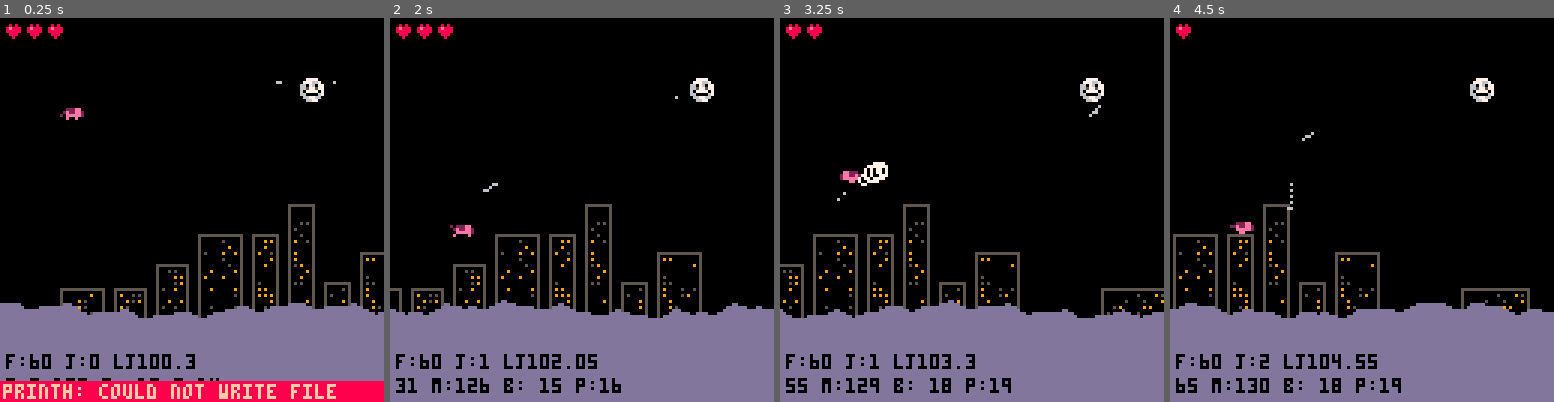
Above: before the commit, frames 1-4 (left to right).
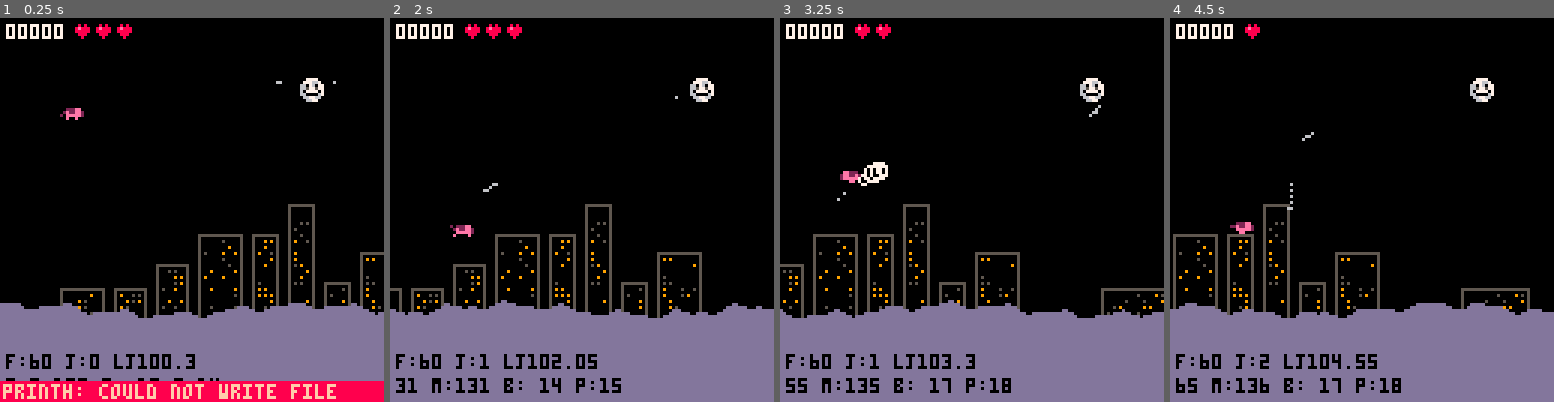
Above: after the commit, the same moments.

Repository: mbrc12/oinkjam
Game: PICO-8 cartridge oink.p8
Two runs of this game, one before a commit and one after it. Both use one fixed random seed, a clock stepped at 60 frames per second and the inputs below.
Inputs:
- Up to frame 1 (0.25 s): no input
- Up to frame 2 (2 s): tap X (X key) at 0.33, 1.07, 1.85 s; tap O (Z key) at 0.7, 1.7 s; hold Right from 1.6 s (still down)
- Up to frame 3 (3.25 s): release Right at 2.1 s; tap O (Z key) at 2.1, 2.5, 2.9 s; hold Up 2.15-2.42 s; hold Right 2.47-3.03 s; tap X (X key) at 2.97 s; hold Left from 3.08 s (still down)
- Up to frame 4 (4.5 s): tap O (Z key) at 3.3, 3.7, 4.1 s; release Left at 3.58 s; hold Down 3.63-3.97 s; hold Right from 4.02 s (still down); tap X (X key) at 4.08 s

The runs differ from the first frame. In frame 1, 0.8% of the frame differs, in the area x 1-35%, y 1-6%; in frame 2, 0.9%, in the area x 1-61%, y 1-98%; in frame 3, 0.7%; in frame 4, 0.6%.

Commit message:
food and bigfoods

Diff:
--- a/core.lua
+++ b/core.lua
@@ -19,6 +19,11 @@
 
 floor_y = 100
 
+food_scores = {
+    food = 3,
+    bigfood = 8,
+}
+
 floor = {
     x = -infty,
     y = floor_y,
@@ -42,7 +47,13 @@
     on_sludge_time = 0,
 
     hp = 3,
+
+    score = 0,
+    displayed_score = 0,
+
     invincible = 0,
+
+    over = false,
 
     -- never touched
     w = 8,
@@ -53,6 +64,8 @@
 function player_center()
     return player.x + player.w / 2, player.y + player.h / 2
 end
+
+local foods = {}
 
 function _init()
     physics:add(player)
@@ -63,24 +76,11 @@
     enemies_and_bullets_init()
     events:register("camera_reset", function(offset)
         player.x -= offset
+        for _, food in ipairs(foods) do
+            food.x -= offset
+        end
         physics:rebuild()
     end)
-end
-
-function minimal_collision(x, y, w, h, x2, y2)
-    local earliest_t = 1
-    local xf, yf = x2, y2
-
-    ---@param other any
-    ---@param result HitResult
-    local function work(other, result)
-        if result.t < earliest_t then
-            earliest_t = result.t
-            xf, yf = result.tx, result.ty
-        end
-    end
-    physics:query(x, y, w, h, x2, y2, work)
-    return xf, yf
 end
 
 function update_player()
@@ -108,6 +108,22 @@
         player.last_jump_asked = -100
         player.vy = -jump_velocity
         player.jumps -= 1
+    end
+
+    local function minimal_collision(x, y, w, h, x2, y2)
+        local earliest_t = 1
+        local xf, yf = x2, y2
+
+        ---@param other any
+        ---@param result HitResult
+        local function work(other, result)
+            if result.t < earliest_t then
+                earliest_t = result.t
+                xf, yf = result.tx, result.ty
+            end
+        end
+        physics:query(x, y, w, h, x2, y2, work)
+        return xf, yf
     end
 
     --- do collision in two steps to allow sliding on walls
@@ -155,22 +171,69 @@
     player.invincible = default_invincibility_time
 end
 
-local over = false
+local function spawn_foods()
+    if rnd() < 0.01 then
+        local food = {
+            x = player.x + rand_int(50, 150),
+            y = -10,
+            vy = 40,
+            w = 2,
+            h = 2,
+            kind = "food",
+        }
+        if rnd() < 0.2 then
+            food.kind = "bigfood"
+            food.vy = 20
+            food.w = 4
+            food.h = 4
+        end
+        add(foods, food)
+    end
+end
+
+function update_foods()
+    spawn_foods()
+    foods = filter(foods, function(food)
+        local ny = food.y + food.vy * delta_t
+        local hitany = false
+        physics:query(food.x, food.y, food.w, food.h, food.x, ny,
+        function(other, _)
+            if other == player then
+                if food.kind == "bigfood" then
+                    player.score += food_scores.bigfood
+                    sfx(sounds.eatbig, channels.sfx_1)
+                else
+                    player.score += food_scores.food
+                    sfx(sounds.eat, channels.sfx_1)
+                end
+            end
+            hitany = true
+        end)
+        if hitany then
+            return false
+        else
+            food.y = ny
+            return true
+        end
+    end)
+end
 
 function _update60()
-    if over then
+    if player.over then
         sfx(sounds._stop, 1)
         sfx(sounds._stop, 2)
         sfx(sounds._stop, 3)
         sfx(sounds._stop, 4)
         return
     end
+
     update_buildings()
     update_player()
     update_bullets()
+    update_foods()
     -- player.hp = max(0, player.hp - 1)
     if player.hp <= 0 then
-        over = true
+        player.over = true
     end
 
     --- stopgap to prevent memory leaks
@@ -218,10 +281,14 @@
     end
     pal()
 
+    for _, food in ipairs(foods) do
+        sprite(food.kind, food.x, food.y)
+    end
+
     draw_bullets()
 
     --- queued draws
-    filter(queued_draws, function(f)
+    queued_draws = filter(queued_draws, function(f)
         local done = f()
         return not done
     end)
@@ -231,32 +298,36 @@
     camera()
 
     draw_sludge()
-    draw_hp()
+    draw_stats()
 
     draw_msg()
 
-    if over then
+    if player.over then
         printcentered("damn", 40, 8)
         printcentered("its over", 50, 8)
         return
     end
 end
 
-function draw_hp()
+function draw_stats()
     local gaps = { -1, 0, 1}
+
+    local hp_y = 2
+    player.displayed_score = min(player.displayed_score + 1, player.score)
+    print(zeropad(player.displayed_score, 5), 2, hp_y, 7)
+
     local hp_w = 5
-    local hp_x = 2
-    local hp_y = hp_x
-    local gap = 2
+    local x = 2 + 5 * 4 + 3
+
     for i = 1, player.hp do
         local dg = 0
-        if i == player.hp then
+        if i == player.hp then -- shake heart
             if player.invincible == 0 and player.on_sludge then
-                dg = gaps[flr(time() * 10) % 2 + 1]
+                dg = gaps[flr(time() * 9) % 2 + 1]
             end
         end
-        local x = hp_x + (i - 1) * (hp_w + gap) + dg
-        sprite("heart", x, hp_y)
+        sprite("heart", x + dg, hp_y)
+        x += hp_w + 2
     end
 end
 
--- a/draw.lua
+++ b/draw.lua
@@ -3,6 +3,8 @@
     player = { idx = 1 },
     player_jump = { idx = 2 },
     heart = { idx = 6 },
+    food = { idx = 7 },
+    bigfood = { idx = 8 },
 
     cloud_1 = { idx = 48 },
     cloud_2 = { idx = 49 },
--- a/oink.p8
+++ b/oink.p8
@@ -224,10 +224,10 @@
 end
 
 __gfx__
-0000000000222ee020222ee000222ee000000000000000000808000000000000000000000000000000000006d000000000000000000000000000000000000000
-0000000002e22ee202e22ee222e22ee200000000000000008e88800000000000000000000000000000000006d000000000000000000000000000000000000000
-0070070020eeeee200eeeee200eeeee200000000000000008888800000000000000000000000000000000006dd00000000000000000000000000000000000000
-0007700000e00e000e0000e0000ee000000000000000000008880000000000000000000000000000000000006dd0000000000000000000000000000000000000
+0000000000222ee020222ee000222ee0000000000000000008080000a9000000099000000000000000000006d000000000000000000000000000000000000000
+0000000002e22ee202e22ee222e22ee200000000000000008e888000990000009a9900000000000000000006d000000000000000000000000000000000000000
+0070070020eeeee200eeeee200eeeee200000000000000008888800000000000999900000000000000000006dd00000000000000000000000000000000000000
+0007700000e00e000e0000e0000ee000000000000000000008880000000000000990000000000000000000006dd0000000000000000000000000000000000000
 000770000000000000000000000000000000000000000000008000000000000000000000000000000000000006dd000000000000000000000000000000000000
 0070070000000000000000000000000000000000000000000000000000000000000000000000000000000000006d000000000000000000000000000000000000
 0000000000000000000000000000000000000000000000000000000000000000000000000000000000000000006d000000000000000000000000000000000000
@@ -240,9 +240,9 @@
 0188118000000000000000000000000000000000000000000000000000000000000000000000000000000006dd00000000000000000000000000000000000000
 0018180000000000000000000000000000000000000000000000000000000000000000000000000000000006d000000000000000000000000000000000000000
 0001800000000000000000000000000000000000000000000000000000000000000000000000000000000006d000000000000000000000000000000000000000
-00777700000000000000000000000000000000000000000000000000000000000000000000000000000000000300000000000000000000000000000000000000
-07776670000000000000000000000000000000000000000000000000000000000000000000000000000000003330000000000000000000000000000000000000
-66076077000000000000000000000000000000000000000000000000000000000000000000000000000000000300000000000000000000000000000000000000
+00777700000000000000000000000000000000000000000000000000000000000000000000000000000000000000000000000000000000000000000000000000
+07776670000000000000000000000000000000000000000000000000000000000000000000000000000000000000000000000000000000000000000000000000
+66076077000000000000000000000000000000000000000000000000000000000000000000000000000000000000000000000000000000000000000000000000
 66577577000000000000000000000000000000000000000000000000000000000000000000000000000000000000000000000000000000000000000000000000
 60777707000000000000000000000000000000000000000000000000000000000000000000000000000000000000000000000000000000000000000000000000
 66000067000000000000000000000000000000000000000000000000000000000000000000000000000000000000000000000000000000000000000000000000
--- a/sounds.lua
+++ b/sounds.lua
@@ -3,6 +3,8 @@
     sludge = 1,
     hit = 2,
     heartloss = 4,
+    eat = 5,
+    eatbig = 6,
     _stop = -2,
 }
 
Not shown, changed: log.txt
Not shown, changed: the sound effects (__sfx__) section of oink.p8
